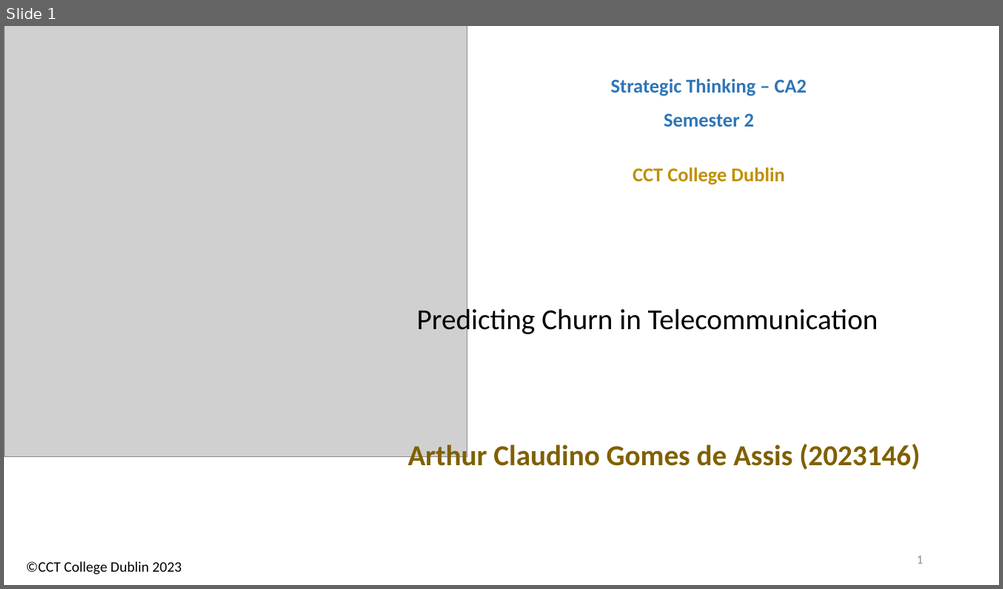
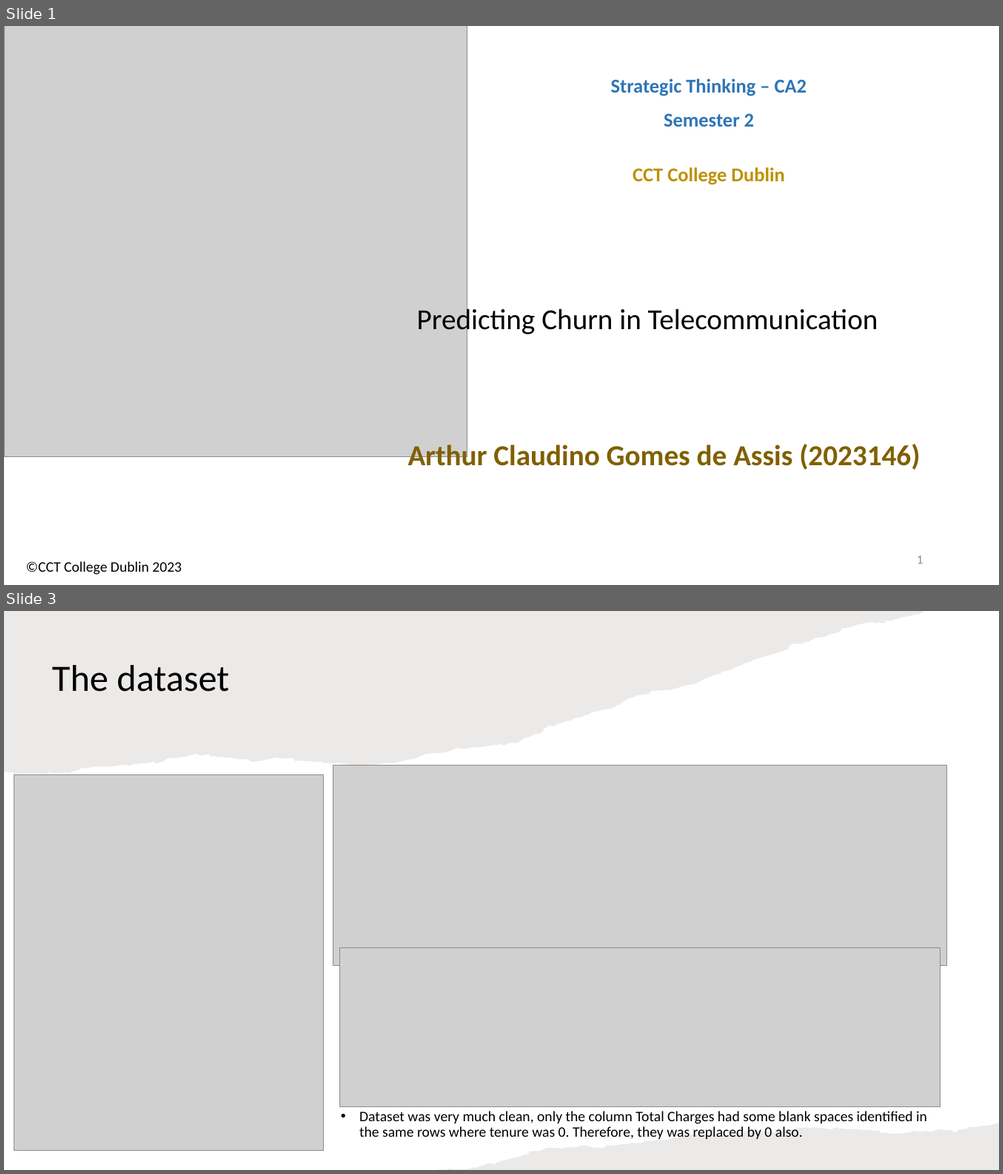
Before and after one commit to arthurcct2023/Python-Predicting-Churn-in-Telecommunication, a slide deck: ArthurAssis_ST_HDip_CA2_Semester2.pptx. Shown one above the other, each under a label of ours: slide 1 before the commit, slides 1 and 3 after it; the slides between them are not shown. The pictures are 1003x589 and 1003x1174 pixels, drawn with LibreOffice and Linux fonts; fonts in the diff are those of the drawing; grey boxes stand for pictures. Boxes give left, top, right and bottom in pixels: in the first picture for what was removed or moved away, otherwise in the second. Text is boxed around its words. In the diff, an @@ line names an element or a change of style, - is before the commit and + after.

```diff
--- a/ArthurAssis_ST_HDip_CA2_Semester2.pptx
+++ b/ArthurAssis_ST_HDip_CA2_Semester2.pptx
@@ slide 3 added at (x1=4, y1=611, x2=999, y2=1170), background #FFFFFF @@
@@ freeform shape added at (x1=4, y1=611, x2=923, y2=775), fill #82766A at 15% opacity @@
@@ title added at (x1=52, y1=665, x2=229, y2=692), 36 pt, text #000000 @@
+The dataset
@@ picture added at (x1=333, y1=766, x2=947, y2=966) @@
@@ picture added at (x1=14, y1=775, x2=324, y2=1152) @@
@@ picture added at (x1=340, y1=948, x2=939, y2=1107) @@
@@ text added at (x1=359, y1=1111, x2=927, y2=1139), 14 pt, text #000000 @@
+• Dataset was very much clean, only the column Total Charges had some blank spaces identified in the same rows where tenure was 0. Therefore, they was replaced by 0 also.
@@ freeform shape added at (x1=437, y1=1124, x2=999, y2=1170), fill #82766A at 15% opacity @@
```
Also in this commit, not shown: 12 other slides added, 5 slides removed, 8 other files.
